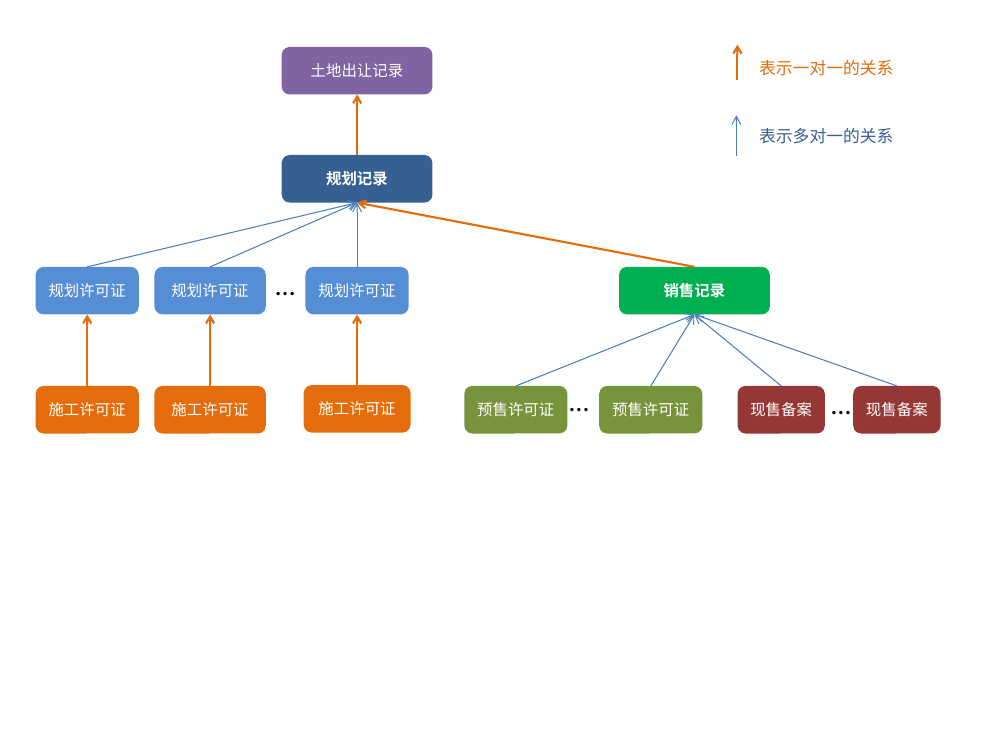
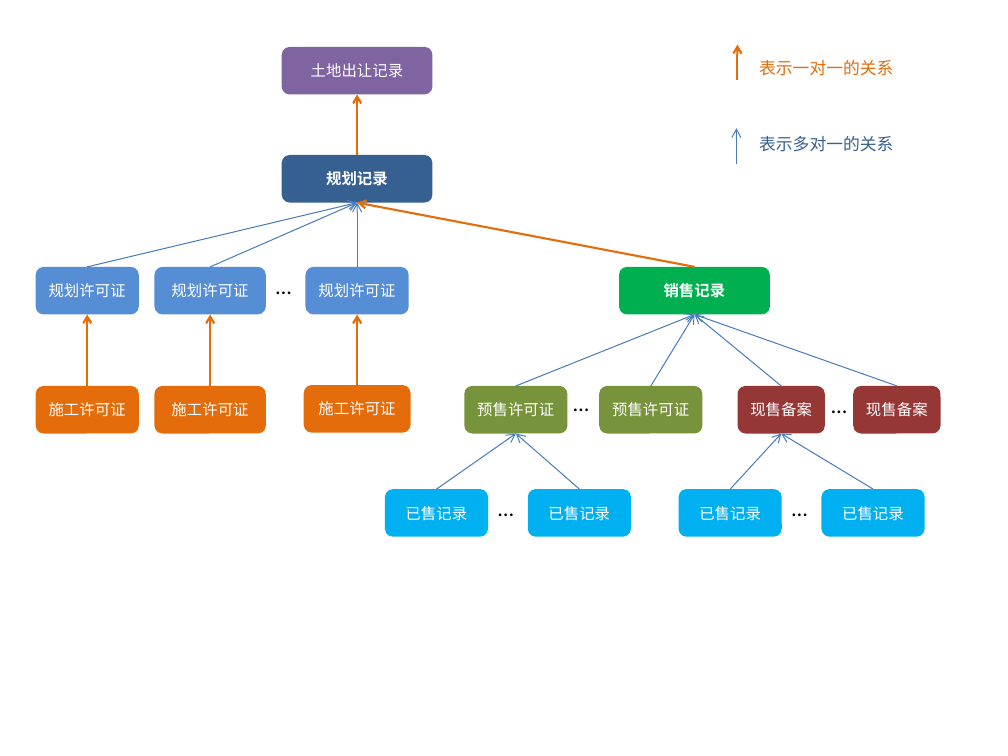
Before and after one commit to micty/house, a slide deck: slide 1 of permit/doc/逻辑关系.pptx (slide 2 before the commit). Drawn at 1008x756 pixels with LibreOffice and Linux fonts; fonts in the diff are those of the drawing. Boxes give left, top, right and bottom in pixels: in the first picture for what was removed or moved away, otherwise in the second. Text is boxed around its words. In the diff, an @@ line names an element or a change of style, - is before the commit and + after.

```diff
--- a/permit/doc/逻辑关系.pptx
+++ b/permit/doc/逻辑关系.pptx
@@ arrow moved from (737, 156) - (737, 115) to (737, 163) - (737, 128) @@
@@ text "表示多对一的关系": place and size @@
-text "表示多对一的关系" at [759,128,893,144]
+text "表示多对一的关系" at [759,136,893,152]
@@ text "…": place and size @@
-text "…" at [559,378,599,422]
+text "…" at [563,385,600,422]
@@ size 20 to 16 pt in 3 elements at [563,385,600,422], [266,267,302,304], [822,386,858,423] @@
@@ arrow added from (436, 489) to (516, 433), #4B7EBC 0.75 pt @@
@@ arrow added from (580, 489) to (516, 433), #4B7EBC 0.75 pt @@
@@ arrow added from (730, 489) to (781, 433), #4B7EBC 0.75 pt @@
@@ arrow added from (873, 489) to (781, 433), #4B7EBC 0.75 pt @@
@@ rounded rectangle added at [385,489,488,536], fill #00B0F0, 11 pt, text #FFFFFF @@
+已售记录
@@ text added at [488,489,524,526], 16 pt, text #000000 @@
+…
@@ rounded rectangle added at [528,489,631,536], fill #00B0F0, 11 pt, text #FFFFFF @@
+已售记录
@@ rounded rectangle added at [678,489,781,536], fill #00B0F0, 11 pt, text #FFFFFF @@
+已售记录
@@ text added at [782,489,818,526], 16 pt, text #000000 @@
+…
@@ rounded rectangle added at [822,489,924,536], fill #00B0F0, 11 pt, text #FFFFFF @@
+已售记录
```
Also in this commit, not shown: 1 slide removed, 52 other files.
